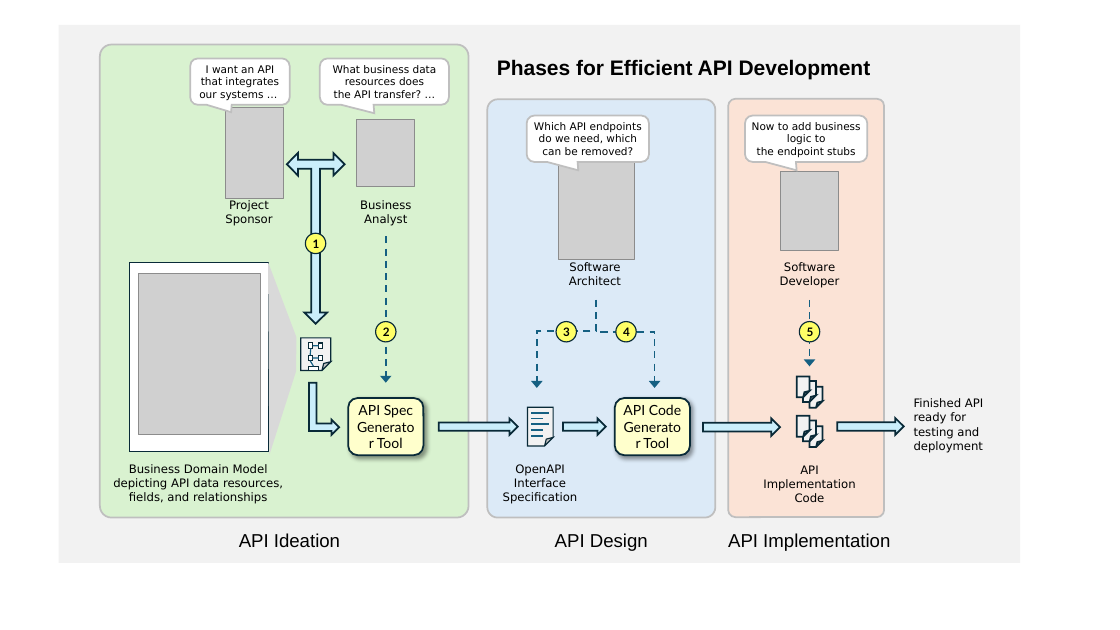
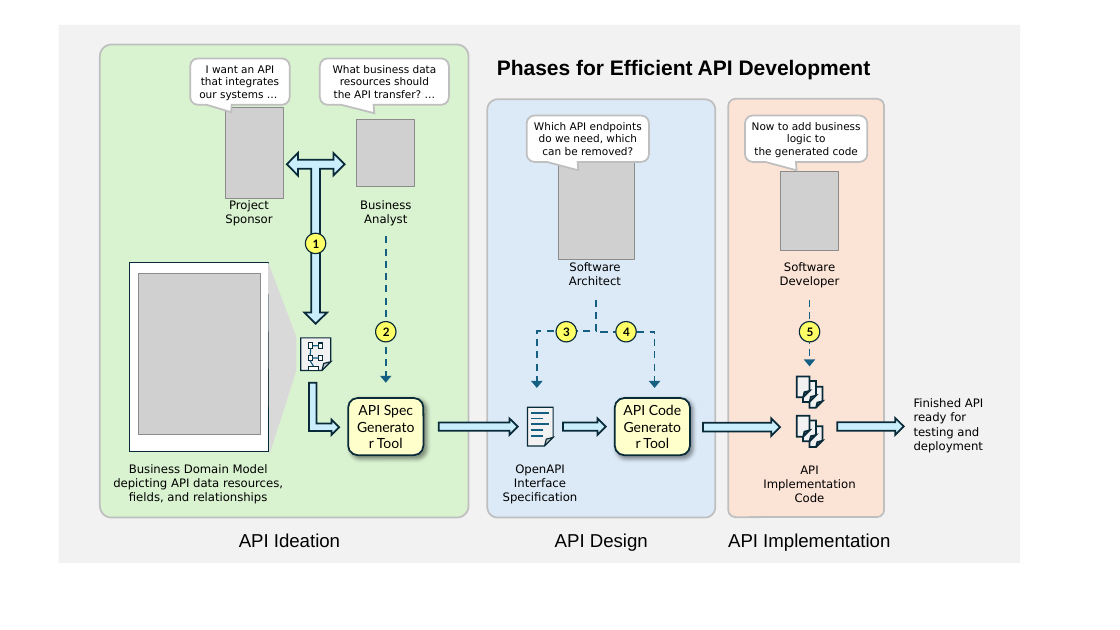
Before and after one commit to stevenies/apitool, a slide deck: slide 2 of src/main/webapp/images/images.pptx. Drawn at 1120x630 pixels with LibreOffice and Linux fonts; fonts in the diff are those of the drawing; grey boxes stand for pictures. Boxes give left, top, right and bottom in pixels: in the first picture for what was removed or moved away, otherwise in the second. Text is boxed around its words. In the diff, an @@ line names an element or a change of style, - is before the commit and + after.

```diff
--- a/src/main/webapp/images/images.pptx
+++ b/src/main/webapp/images/images.pptx
@@ text in rounded speech box at <box>333,65,437,98</box>: text changed @@
-What business data resources does
-the API transfer? …
+What business data resources should
+the API transfer? …
@@ text in rounded speech box at <box>752,122,861,157</box>: text changed @@
-Now to add business logic to
-the endpoint stubs
+Now to add business logic to
+the generated code
```
Also in this commit, not shown: 8 other files.
